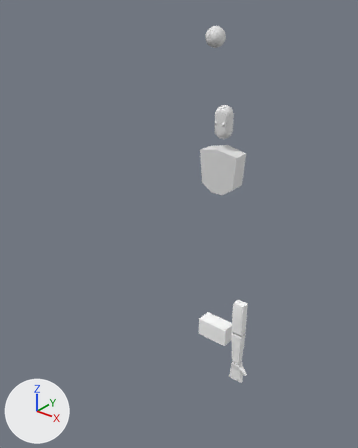
Two versions of the glTF model inmoov.glb, one commit apart.
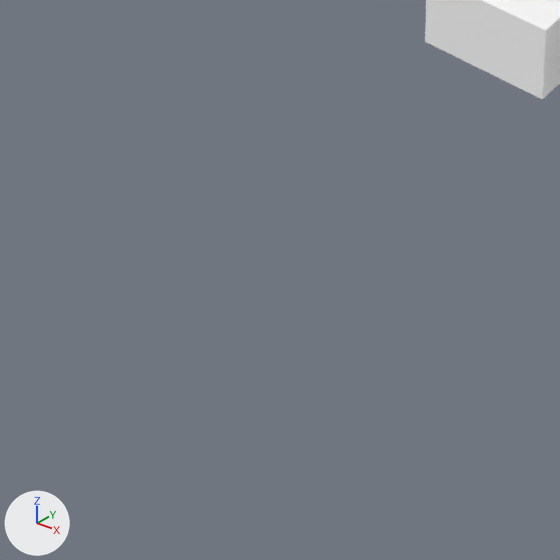
The first picture shows the older version from a 50 mm camera at (1.79, -2.71, 2.58) aimed at (-0.21, -0.22, 1.04). The close-ups show both versions on the part from 29% to 64% of the width and 72% to 100% of the height of that picture; other places that the commit changed are outside them. Arrows for +X, +Y and +Z are at lower left; the lights stay in place. Where no turn or scale is listed for an object, it has been applied to the vertices.

The first close-up shows 'midstom'.
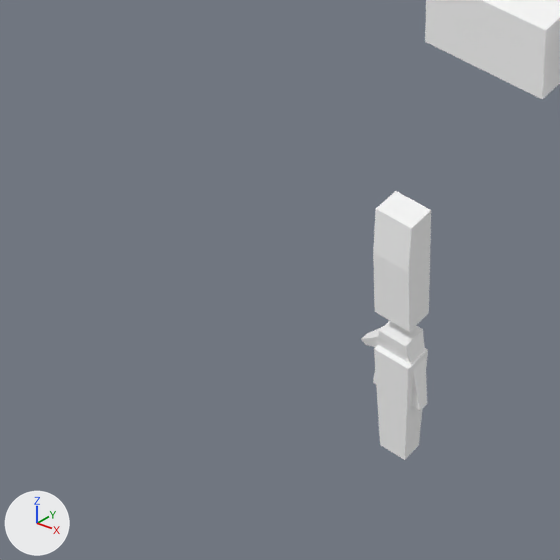
The change, as a list of edits to the scene's bpy script:
```text
Add me_cube_002:
    me_cube_002.from_pydata(...)  # 12 vertices, 20 faces; spans x -0.043..0.043, y -0.038..0.032, z -0.132..0.132
    me_cube_002.materials.append(mat_base)  # white #ffffff
Add me_cube_003:
    me_cube_003.from_pydata([(-0.032, -0.024, -0.132), (-0.043, -0.033, 0.132), (-0.032, 0.024, -0.132), (-0.043, 0.033, 0.132), (0.032, -0.024, -0.132), (0.043, -0.033, 0.132), (0.032, 0.024, -0.132), (0.043, 0.033, 0.132)], [], [(0, 1, 3), (0, 3, 2), (2, 3, 7), (2, 7, 6), (6, 7, 5), (6, 5, 4), (4, 5, 1), (4, 1, 0), (2, 6, 4), (2, 4, 0), (7, 3, 1), (7, 1, 5)])
    me_cube_003.materials.append(mat_base)  # white #ffffff
Add me_cube_004:
    me_cube_004.from_pydata(...)  # 20 vertices, 36 faces; spans x -0.077..0.076, y -0.03..0.028, z -0.104..0.066
    me_cube_004.materials.append(mat_base)  # white #ffffff
Add ob_shoulder_r:
    ob_shoulder_r = bpy.data.objects.new('shoulder_r', me_cube_002)
    ob_shoulder_r.location = (-0.212, 0.0, -0.608)
    ob_shoulder_r.rotation_euler = (3.142, 0.0, 0.0)  # degrees (180, 0, 0)
    ob_shoulder_r.scale = (-1.0, -1.0, -1.0)
Add ob_forearm_r:
    ob_forearm_r = bpy.data.objects.new('forearm_r', me_cube_003)
    ob_forearm_r.location = (-0.212, 0.0, -0.97)
    ob_forearm_r.rotation_euler = (3.142, 0.0, 0.0)  # degrees (180, 0, 0)
    ob_forearm_r.scale = (-1.0, -1.0, -1.0)
Add ob_hand_r:
    ob_hand_r = bpy.data.objects.new('hand_r', me_cube_004)
    ob_hand_r.location = (-0.231, 0.001, -0.854)
    ob_hand_r.rotation_euler = (3.142, 0.0, 0.0)  # degrees (180, 0, 0)
    ob_hand_r.scale = (-1.0, -1.0, -1.0)
```

Location of each change, (x1, y1, x2, y2) in pixels of the close-ups (560 x 560 px):
'shoulder_r', added: after (373, 191, 431, 332)
'forearm_r', added: after (374, 345, 428, 460)
'hand_r', added: after (361, 321, 427, 411)
